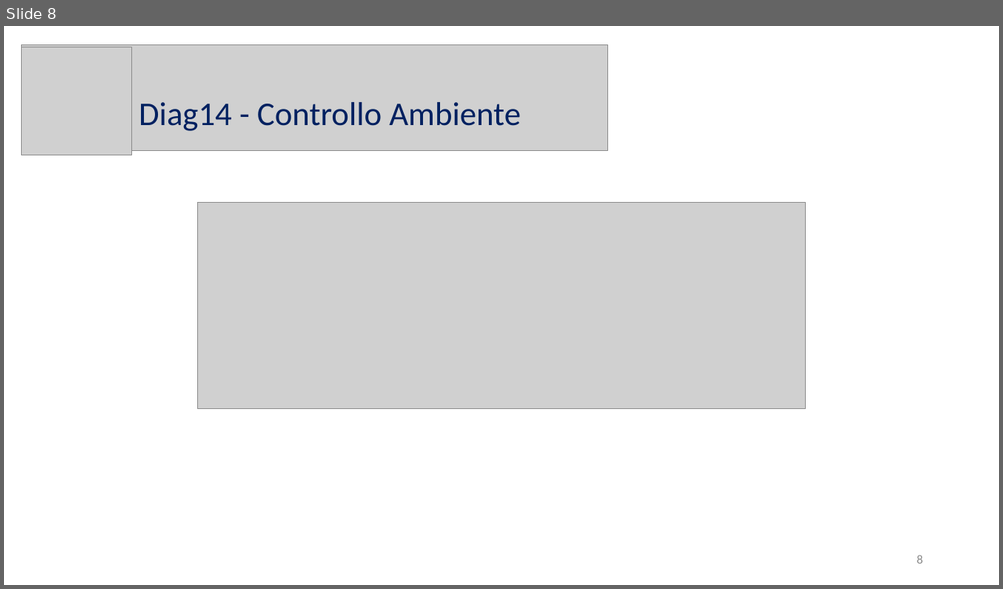
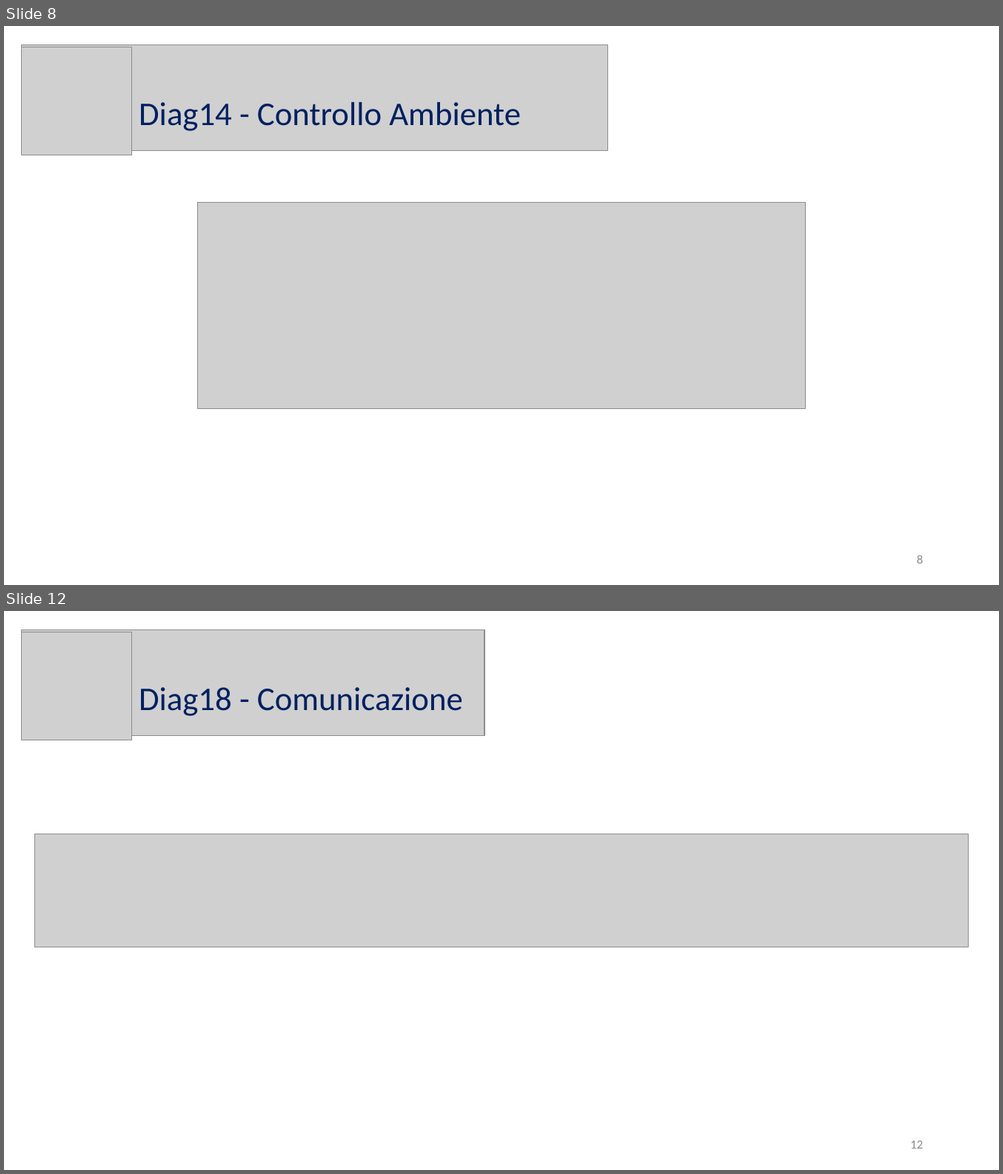
Before and after one commit to Wonderjack996/unimib-software-architecture, a slide deck: Progetto/PresentazioneAlex.pptx. Shown one above the other, each under a label of ours: slide 8 before the commit, slides 8 and 12 after it; the slides between them are not shown. The pictures are 1003x589 and 1003x1174 pixels, drawn with LibreOffice and Linux fonts; fonts in the diff are those of the drawing; grey boxes stand for pictures. Boxes give left, top, right and bottom in pixels: in the first picture for what was removed or moved away, otherwise in the second. Text is boxed around its words. In the diff, an @@ line names an element or a change of style, - is before the commit and + after.

```diff
--- a/Progetto/PresentazioneAlex.pptx
+++ b/Progetto/PresentazioneAlex.pptx
@@ slide 12 added at (4, 611, 999, 1170), background #FFFFFF @@
@@ picture added at (22, 629, 484, 735) @@
@@ picture added at (22, 632, 131, 741) @@
@@ text added at (139, 687, 463, 716), 32 pt, text #002060 @@
+Diag18 - Comunicazione
@@ picture added at (34, 834, 968, 947) @@
@@ page number added at (910, 1141, 922, 1149), 12 pt, text #8C8C8C @@
+12
```
Also in this commit, not shown: 3 other slides added.
